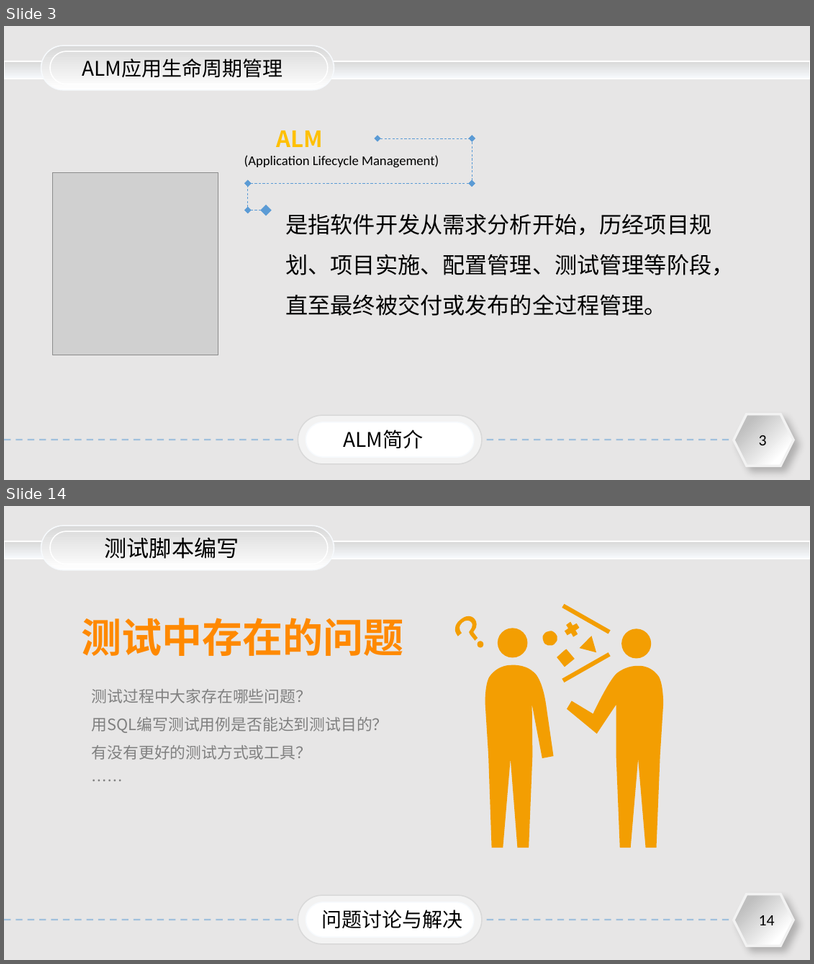
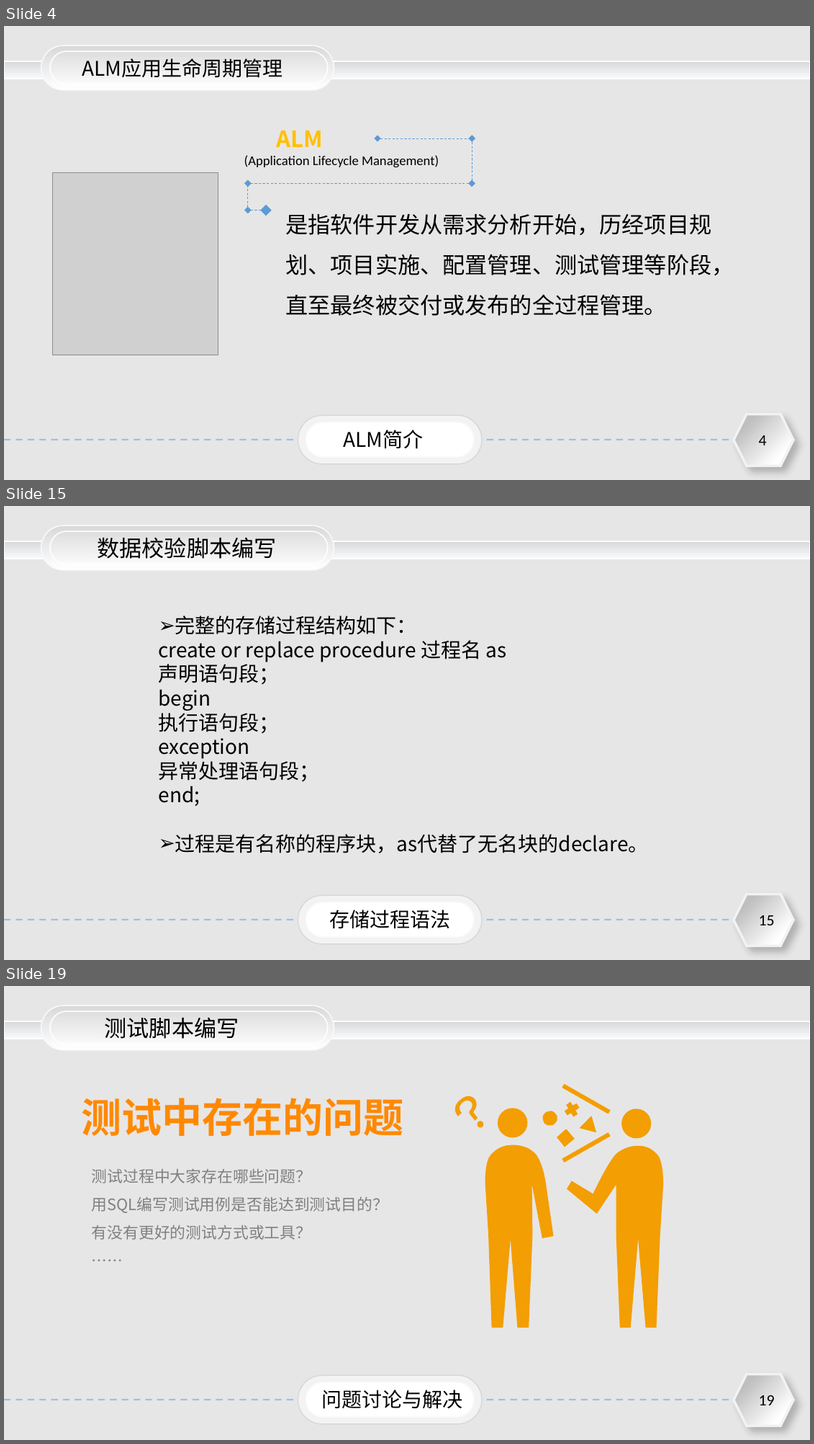
Before and after one commit to jimmyue/skills, a slide deck: 如何用SQL编写测试用例.pptx. Shown one above the other, each under a label of ours: slides 3 and 14 before the commit, slides 4, 15 and 19 after it; the slides between them are not shown. The pictures are 814x964 and 814x1444 pixels, drawn with LibreOffice and Linux fonts; fonts in the diff are those of the drawing; grey boxes stand for pictures. Boxes give left, top, right and bottom in pixels: in the first picture for what was removed or moved away, otherwise in the second. Text is boxed around its words. In the diff, an @@ line names an element or a change of style, - is before the commit and + after.

```diff
--- a/如何用SQL编写测试用例.pptx
+++ b/如何用SQL编写测试用例.pptx
@@ slide 15 added at (x1=4, y1=506, x2=810, y2=960), background #E7E6E6; not listed: 8 template elements that a slide beside it also shows @@
@@ text added at (x1=97, y1=537, x2=276, y2=559), 20 pt, text #000000 @@
+数据校验脚本编写
@@ text added at (x1=159, y1=615, x2=649, y2=853), 18 pt, text #000000 @@
+➢ 完整的存储过程结构如下：
+create or replace procedure 过程名 as
+声明语句段；
+begin
+执行语句段；
+exception
+异常处理语句段；
+end;
+➢ 过程是有名称的程序块，as代替了无名块的declare。
@@ text added at (x1=329, y1=909, x2=450, y2=929), 18 pt, text #000000 @@
+存储过程语法
@@ what was slide 3 is now slide 4 @@
@@ page number at (x1=759, y1=435, x2=767, y2=445): text changed @@
-3
+4
@@ what was slide 14 is now slide 19 @@
@@ page number at (x1=759, y1=1395, x2=775, y2=1405): text changed @@
-14
+19
```
Also in this commit, not shown: 9 slides changed, 7 other slides added, 3 slides removed.
